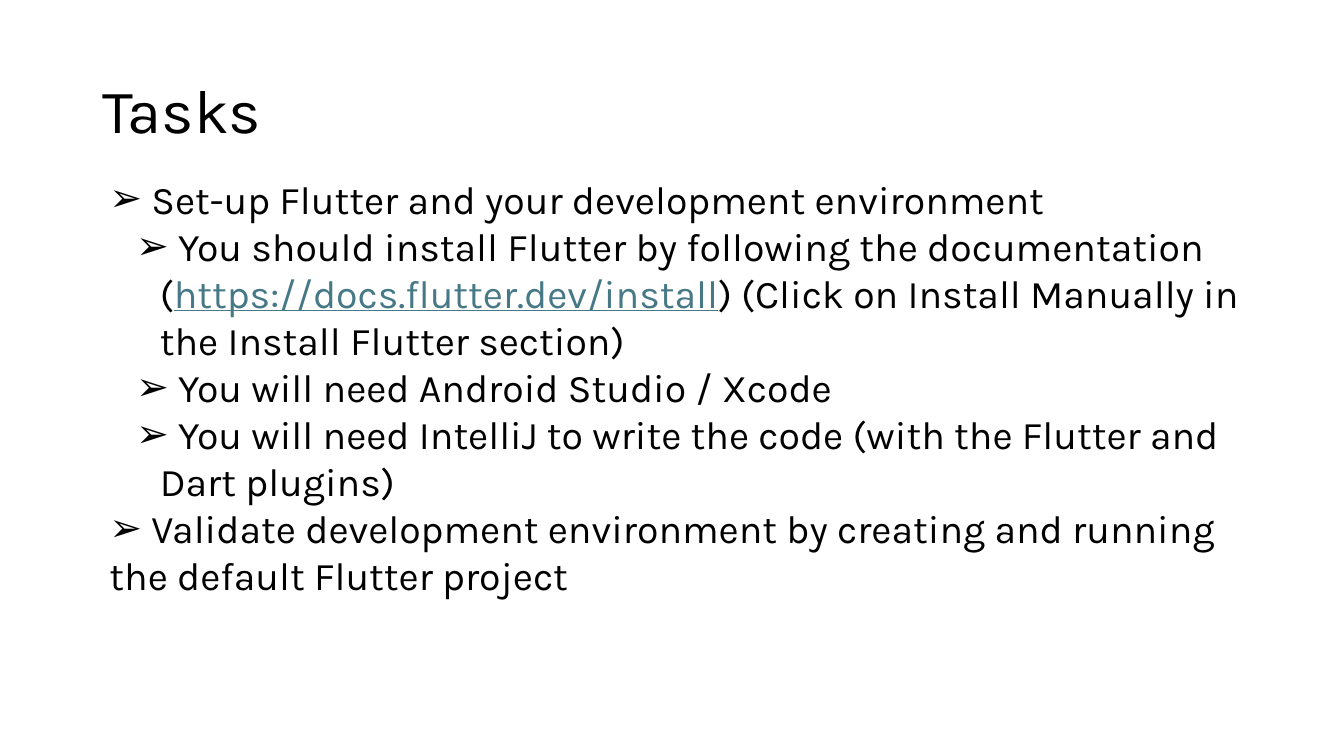
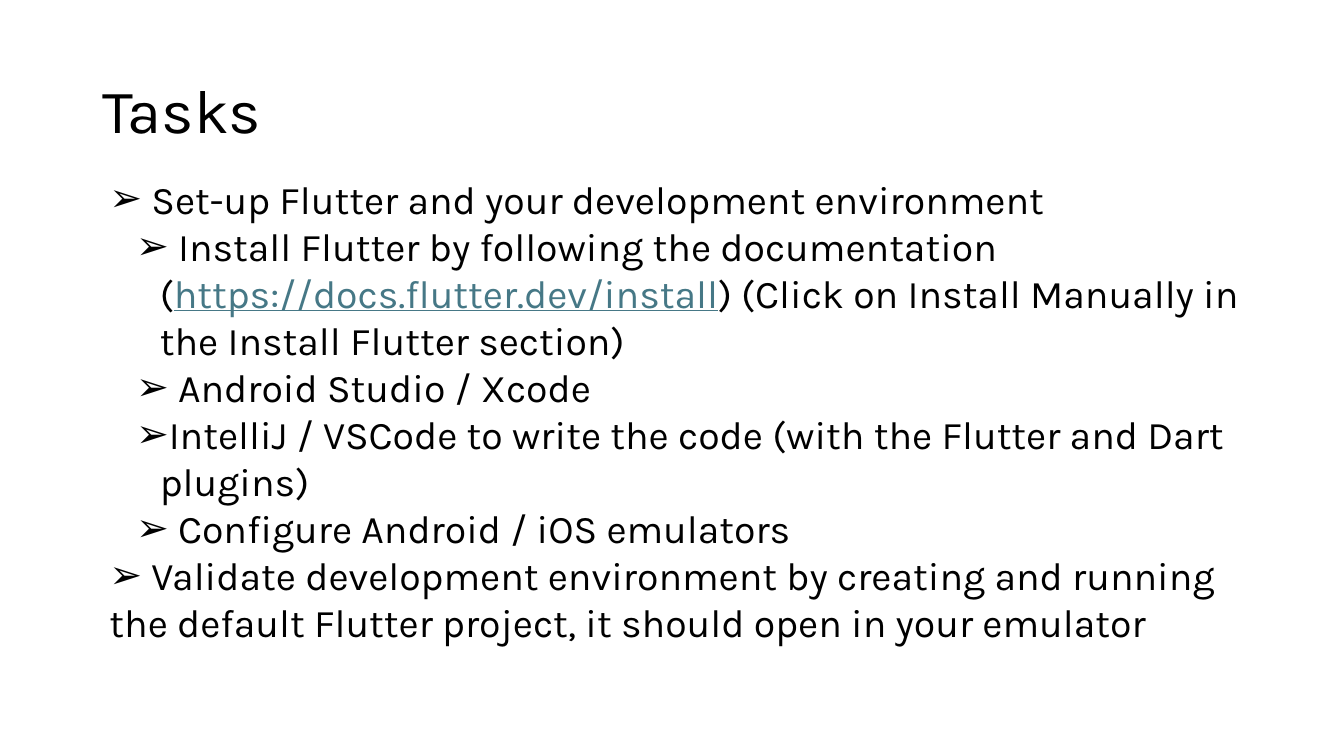
Before and after one commit to rusudinu/mobile-and-embedded-computing, a slide deck: slide 8 of labs/Mobile-and-Embedded-Lab1.pptx. Drawn at 1344x756 pixels with LibreOffice and Linux fonts; fonts in the diff are those of the drawing. Boxes give left, top, right and bottom in pixels: in the first picture for what was removed or moved away, otherwise in the second. Text is boxed around its words. In the diff, an @@ line names an element or a change of style, - is before the commit and + after.

Commit message:
lab1

```diff
--- a/labs/Mobile-and-Embedded-Lab1.pptx
+++ b/labs/Mobile-and-Embedded-Lab1.pptx
@@ text at bbox=[109, 234, 1238, 647]: text changed @@
-  ➢ You should install Flutter by following the documentation (https://docs.flutter.dev/install) (Click on Install Manually in the Install Flutter section)
-  ➢ You will need Android Studio / Xcode
-  ➢ You will need IntelliJ to write the code (with the Flutter and Dart plugins)
-➢ Validate development environment by creating and running the default Flutter project
+  ➢ Install Flutter by following the documentation (https://docs.flutter.dev/install) (Click on Install Manually in the Install Flutter section)
+  ➢ Android Studio / Xcode
+  ➢ IntelliJ / VSCode to write the code (with the Flutter and Dart plugins)
+  ➢ Configure Android / iOS emulators
+➢ Validate development environment by creating and running the default Flutter project, it should open in your emulator
```
Also in this commit, not shown: 1 other slide changed.
